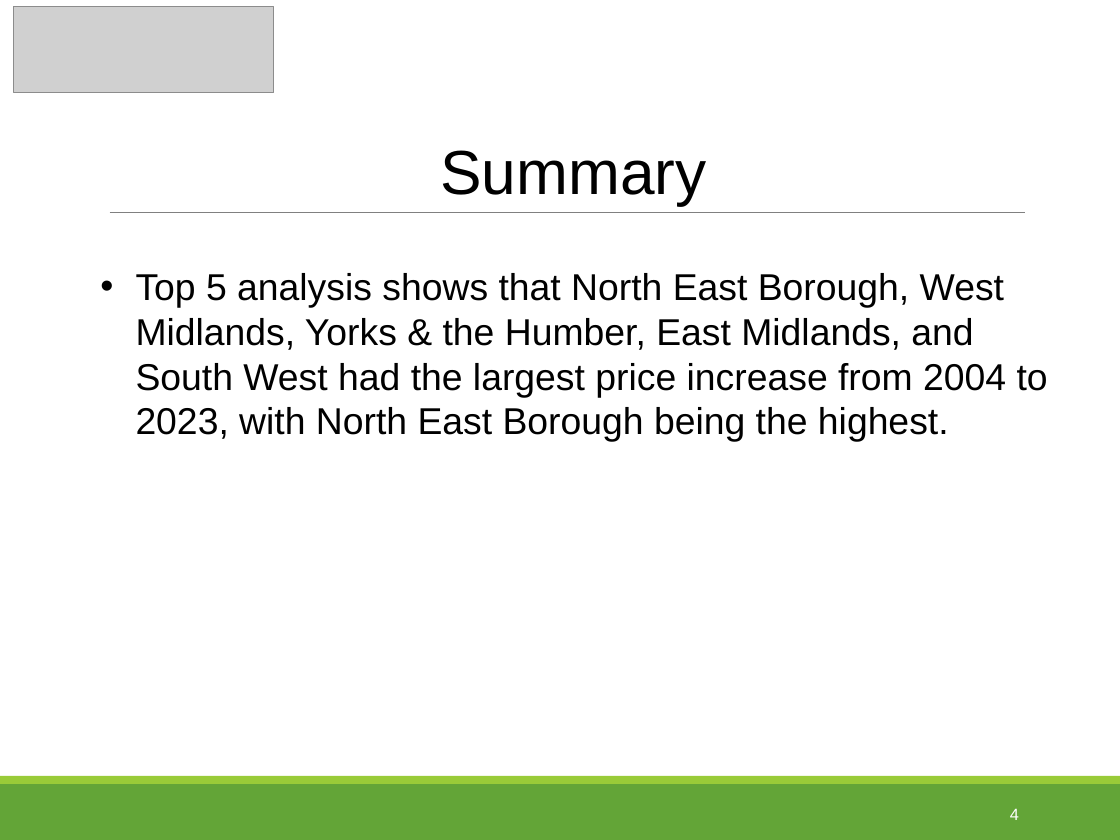
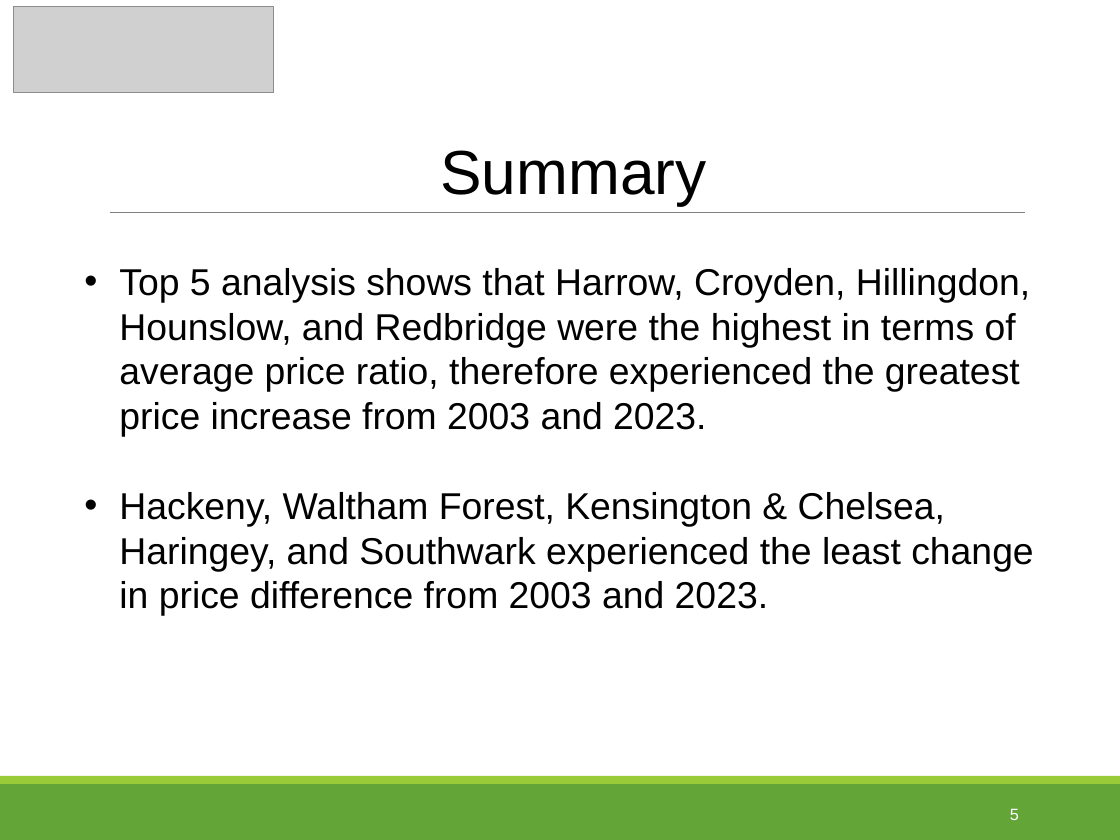
Before and after one commit to tpoozhikala/Springboard, a slide deck: slide 5 of UK_House_Prices_Challenge/UK_Housing_Prices_Presentation.pptx (slide 4 before the commit). Drawn at 1120x840 pixels with LibreOffice and Linux fonts; fonts in the diff are those of the drawing; grey boxes stand for pictures. Boxes give left, top, right and bottom in pixels: in the first picture for what was removed or moved away, otherwise in the second. Text is boxed around its words. In the diff, an @@ line names an element or a change of style, - is before the commit and + after.

```diff
--- a/UK_House_Prices_Challenge/UK_Housing_Prices_Presentation.pptx
+++ b/UK_House_Prices_Challenge/UK_Housing_Prices_Presentation.pptx
@@ text at <box>119,268,1033,616</box>: text changed @@
-• Top 5 analysis shows that North East Borough, West Midlands, Yorks & the Humber, East Midlands, and South West had the largest price increase from 2004 to 2023, with North East Borough being the highest.
+• Top 5 analysis shows that Harrow, Croyden, Hillingdon, Hounslow, and Redbridge were the highest in terms of average price ratio, therefore experienced the greatest price increase from 2003 and 2023.
+• Hackeny, Waltham Forest, Kensington & Chelsea, Haringey, and Southwark experienced the least change in price difference from 2003 and 2023.
@@ page number at <box>1010,808,1019,820</box>: text changed @@
-4
+5
```
Also in this commit, not shown: 3 other slides changed, 1 slide added, 1 other file.
